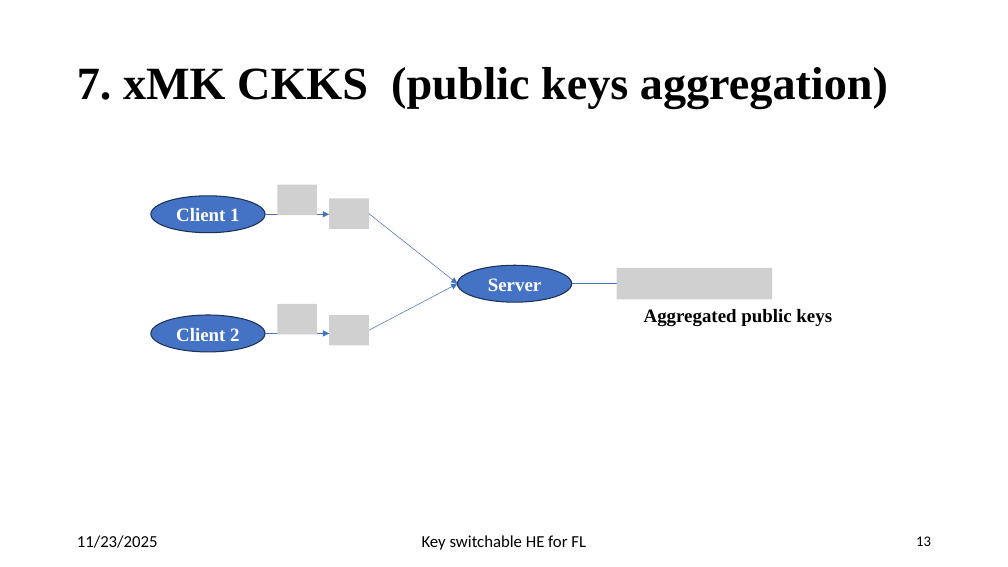
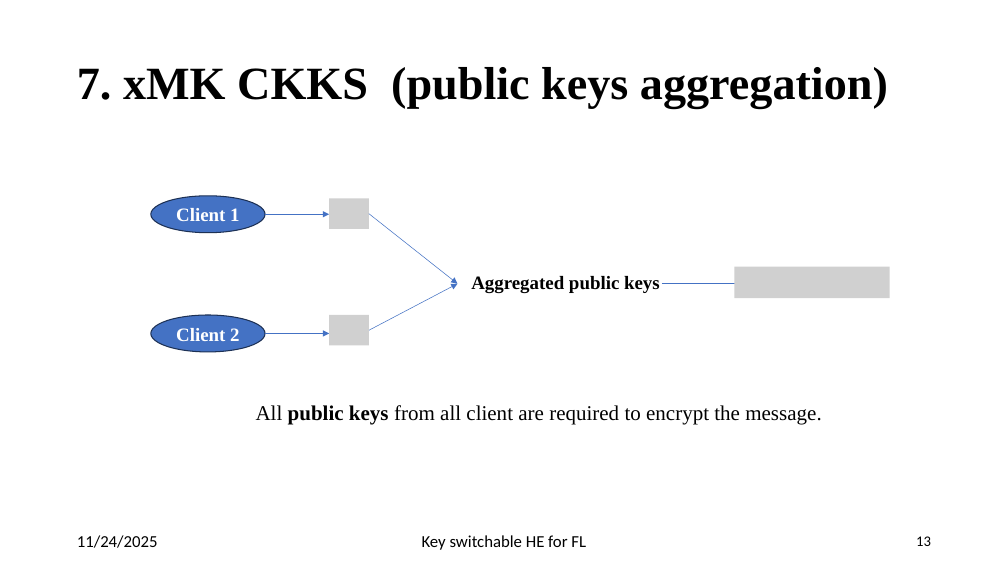
Before and after one commit to pyb0b/master-thesis-report, a slide deck: slide 13 of Final Presentation.pptx. Drawn at 1008x567 pixels with LibreOffice and Linux fonts; fonts in the diff are those of the drawing; grey boxes stand for pictures. Boxes give left, top, right and bottom in pixels: in the first picture for what was removed or moved away, otherwise in the second. Text is boxed around its words. In the diff, an @@ line names an element or a change of style, - is before the commit and + after.

```diff
--- a/Final Presentation.pptx
+++ b/Final Presentation.pptx
@@ picture removed at <box>278,185,317,215</box> @@
@@ ellipse removed at <box>457,265,572,302</box> @@
-Server
@@ text "Aggregated public keys": place and size @@
-text "Aggregated public keys" at <box>644,309,832,326</box>
+text "Aggregated public keys" at <box>471,276,660,293</box>
@@ picture removed at <box>617,268,773,299</box> @@
@@ picture added at <box>734,267,890,299</box> @@
@@ arrow moved from (572, 284) - (637, 284) to (662, 284) - (744, 284) @@
@@ picture removed at <box>278,304,317,334</box> @@
@@ text added at <box>256,405,821,425</box>, 20 pt, text #000000 @@
+All public keys from all client are required to encrypt the message.
@@ text at <box>77,535,158,548</box>: text changed @@
-11/23/2025
+11/24/2025
```
Also in this commit, not shown: 22 other slides changed, 2 slides added, 1 other file.
